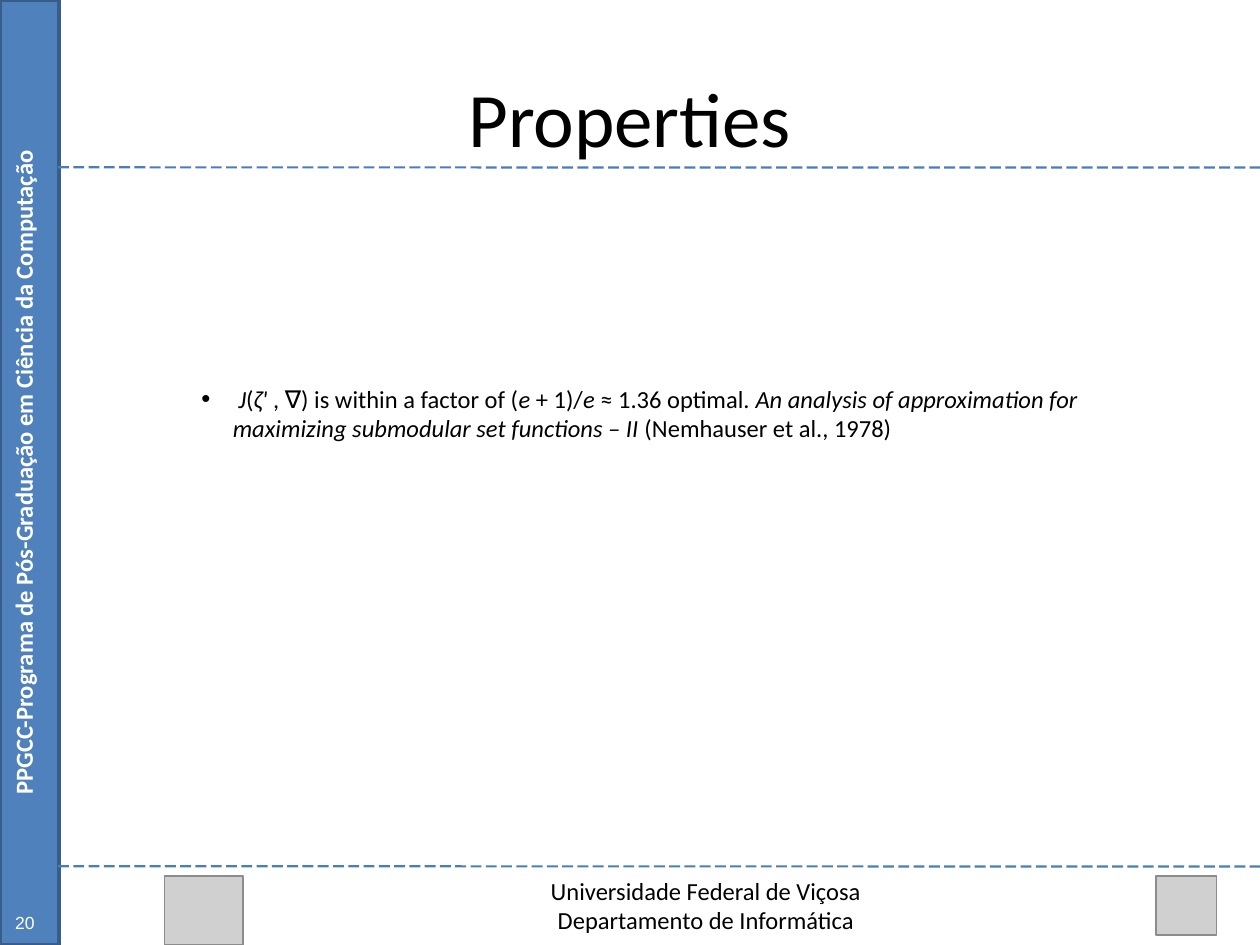
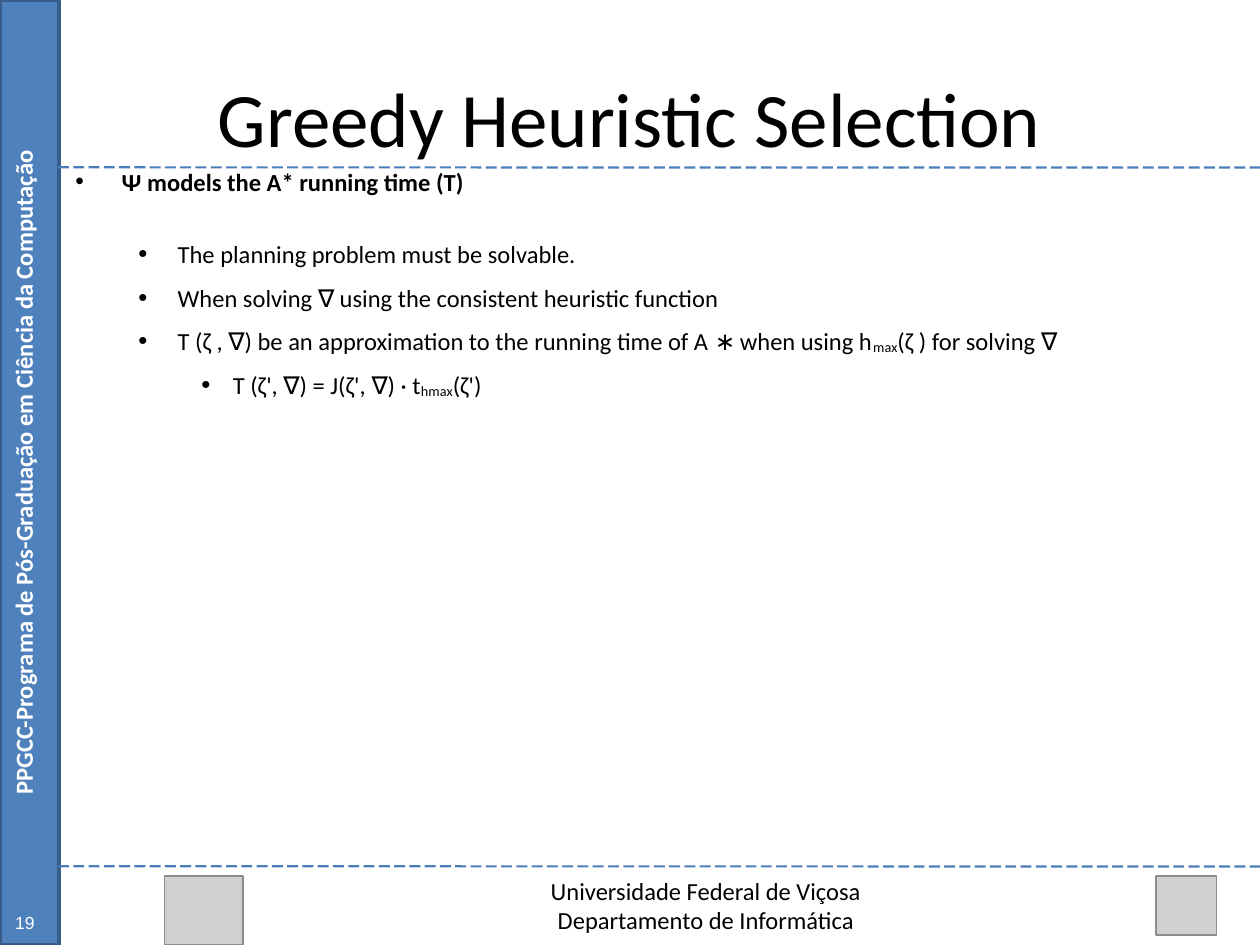
Before and after one commit to Marvinsky/research-marvin, a slide deck: slide 31 of latex/odp/dissertation_v1.odp (slide 37 before the commit). Drawn at 1260x945 pixels with LibreOffice and Linux fonts; fonts in the diff are those of the drawing; grey boxes stand for pictures. Boxes give left, top, right and bottom in pixels: in the first picture for what was removed or moved away, otherwise in the second. Text is boxed around its words. In the diff, an @@ line names an element or a change of style, - is before the commit and + after.

```diff
--- a/latex/odp/dissertation_v1.odp
+++ b/latex/odp/dissertation_v1.odp
@@ text at (x1=218, y1=93, x2=1041, y2=160): text changed @@
-Properties
+Greedy Heuristic Selection
@@ text at (x1=122, y1=173, x2=1035, y2=398): text changed; italic off @@
-    • J(ζ' , ∇) is within a factor of (e + 1)/e ≈ 1.36 optimal. An analysis of approximation for maximizing submodular set functions – II (Nemhauser et al., 1978)
+• Ψ models the A* running time (T)
+  • The planning problem must be solvable.
+  • When solving ∇ using the consistent heuristic function
+  • T (ζ , ∇) be an approximation to the running time of A ∗ when using hmax(ζ ) for solving ∇
+    • T (ζ', ∇) = J(ζ', ∇) · thmax(ζ')
@@ text at (x1=15, y1=917, x2=34, y2=929): text changed @@
-20
+19
```
Also in this commit, not shown: 17 other slides changed, 1 slide added, 6 slides removed.
